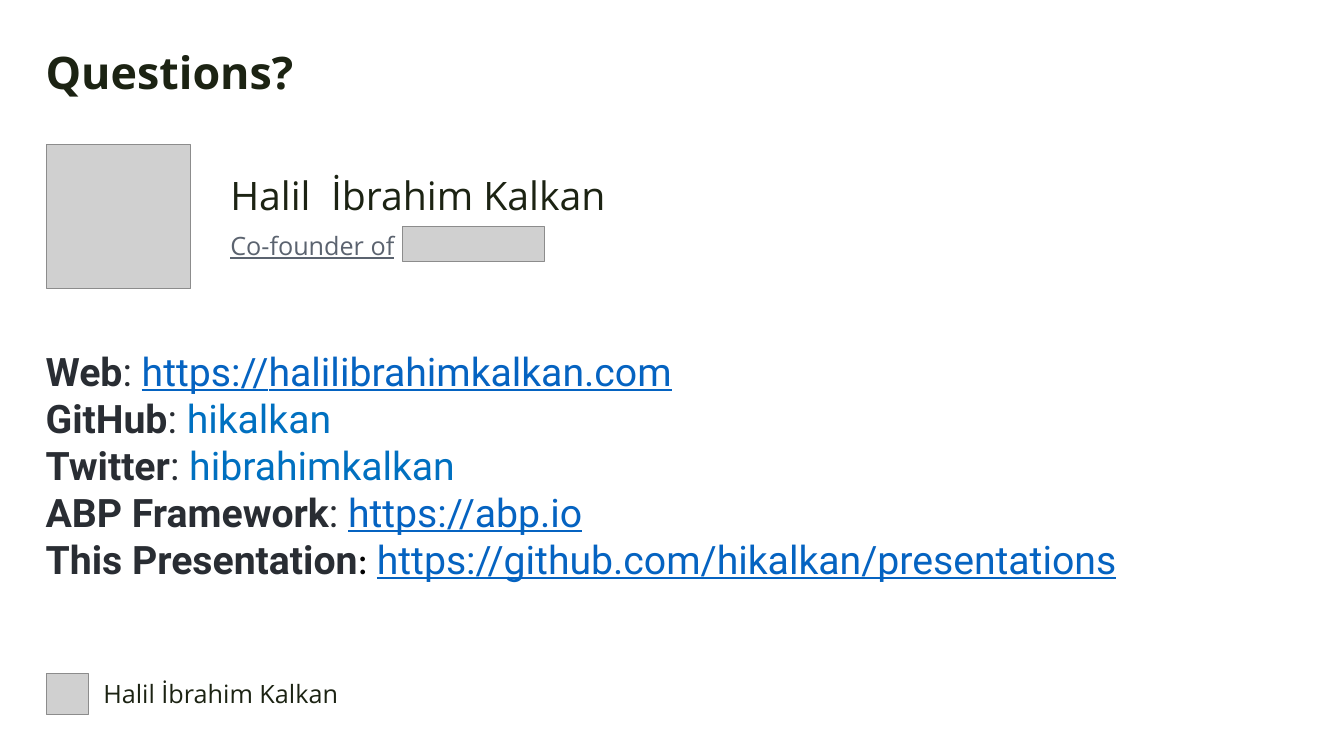
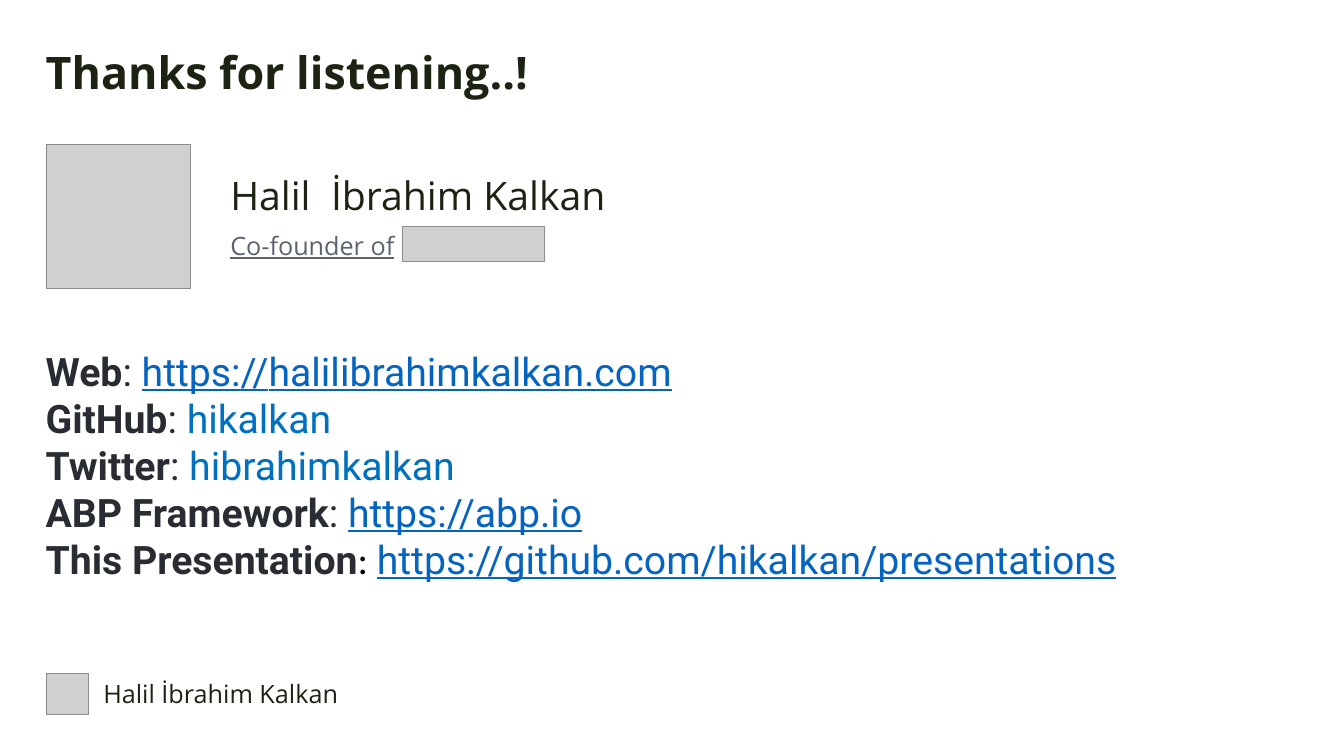
Before and after one commit to hikalkan/presentations, a slide deck: slide 15 of 2023-10-07 Devnot Kubernetes Integrated Development/KubernetesIntegratedDevelopment2023.pptx. Drawn at 1344x756 pixels with LibreOffice and Linux fonts; fonts in the diff are those of the drawing; grey boxes stand for pictures; background and template pictures are left out. Boxes give left, top, right and bottom in pixels: in the first picture for what was removed or moved away, otherwise in the second. Text is boxed around its words. In the diff, an @@ line names an element or a change of style, - is before the commit and + after.

```diff
--- a/2023-10-07 Devnot Kubernetes Integrated Development/KubernetesIntegratedDevelopment2023.pptx
+++ b/2023-10-07 Devnot Kubernetes Integrated Development/KubernetesIntegratedDevelopment2023.pptx
@@ text at [46, 54, 528, 100]: text changed @@
-Questions?
+Thanks for listening..!
```
